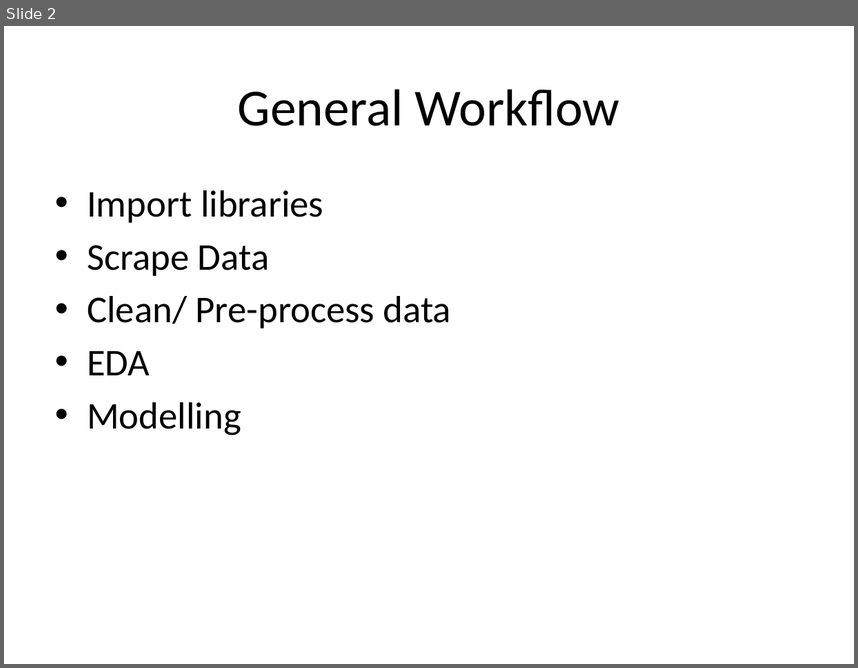
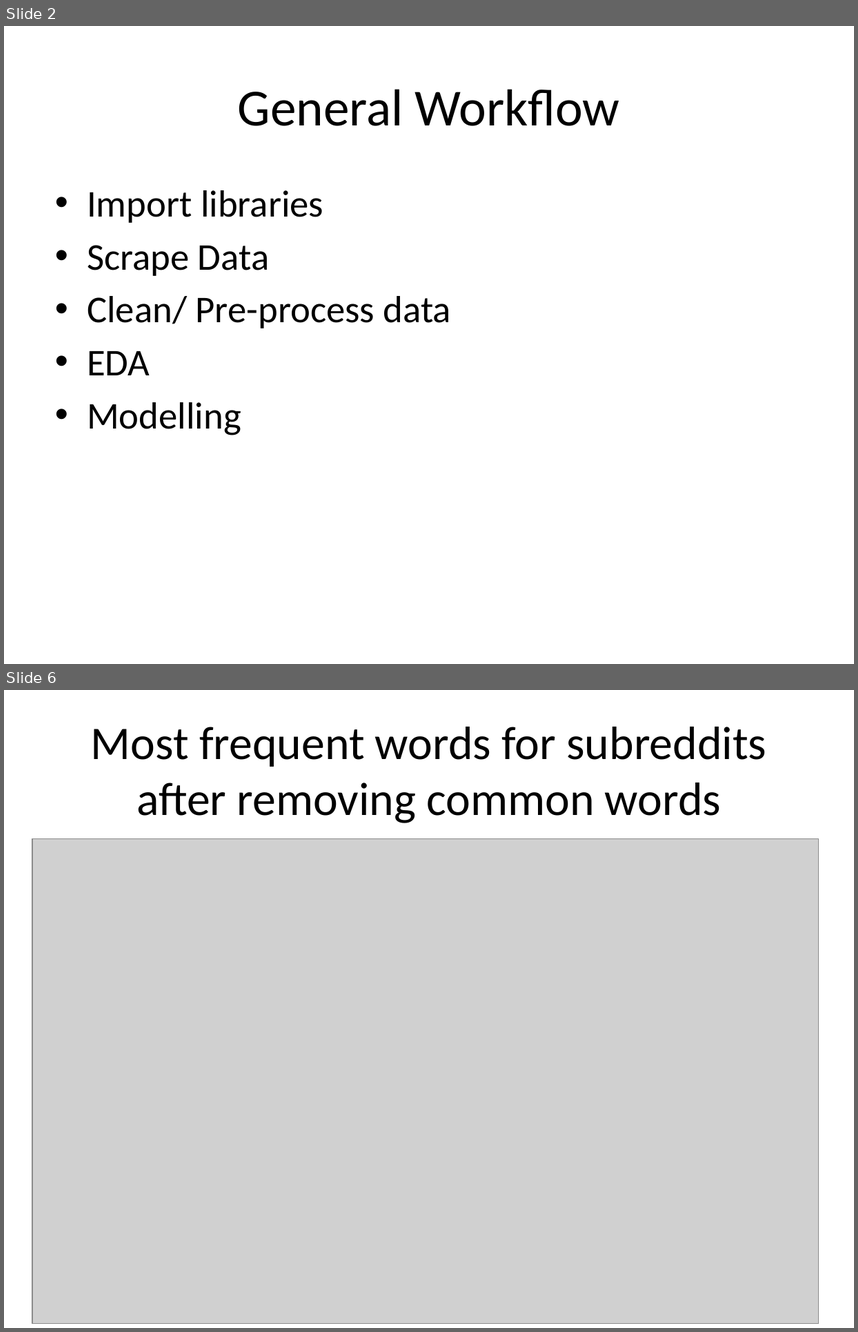
Before and after one commit to dantawesi/Classifying-Subreddits-with-NLP, a slide deck: Subreddit Classification.pptm. Shown one above the other, each under a label of ours: slide 2 before the commit, slides 2 and 6 after it; the slides between them are not shown. The pictures are 858x668 and 858x1332 pixels, drawn with LibreOffice and Linux fonts; fonts in the diff are those of the drawing; grey boxes stand for pictures. Boxes give left, top, right and bottom in pixels: in the first picture for what was removed or moved away, otherwise in the second. Text is boxed around its words. In the diff, an @@ line names an element or a change of style, - is before the commit and + after.

```diff
--- a/Subreddit Classification.pptm
+++ b/Subreddit Classification.pptm
@@ slide 6 added at (4, 690, 854, 1328), background #FFFFFF @@
@@ title added at (91, 727, 766, 823), 39.6 pt, text #000000 @@
+Most frequent words for subreddits after removing common words
@@ picture added at (32, 839, 818, 1323) @@
```
Also in this commit, not shown: 4 slides changed, 11 other slides added, 9 slides removed, 1 other file.
